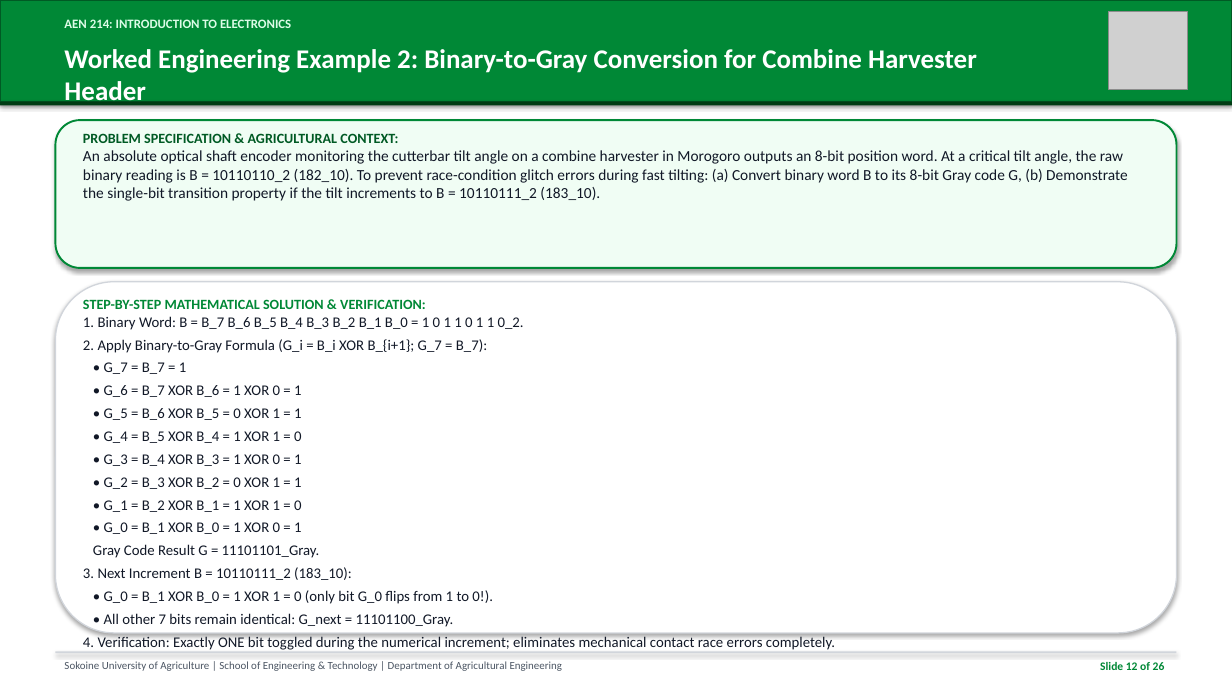
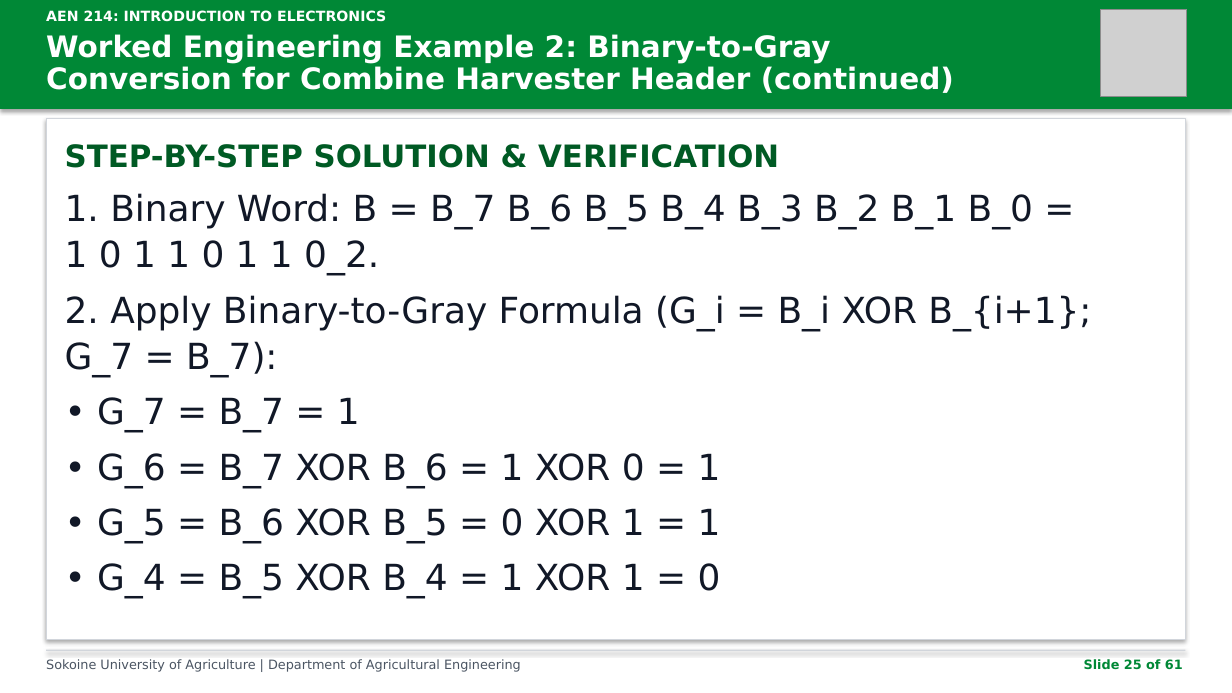
Before and after one commit to kadefue/Course_Notes, a slide deck: slide 25 of AEN 214/Lectures/AEN_214_Lecture_7.pptx (slide 12 before the commit). Drawn at 1232x693 pixels with LibreOffice and Linux fonts; fonts in the diff are those of the drawing; grey boxes stand for pictures. Boxes give left, top, right and bottom in pixels: in the first picture for what was removed or moved away, otherwise in the second. Text is boxed around its words. In the diff, an @@ line names an element or a change of style, - is before the commit and + after.

Commit message:
Refactor slide generation script and update lecture materials
- Updated README.md to include requirements for the slide generator.
- Refactored build_slides.py to improve readability and maintainability.
- Enhanced slide layout and design for better presentation quality.
- Added functionality to generate slides in a specified output directory.
- Updated lecture content for Lectures 8 and 9 in PDF and PPTX formats.

```diff
--- a/AEN 214/Lectures/AEN_214_Lecture_7.pptx
+++ b/AEN 214/Lectures/AEN_214_Lecture_7.pptx
@@ rectangle resized from (x1=0, y1=0, x2=1232, y2=102) to (x1=0, y1=0, x2=1232, y2=109) @@
@@ rectangle at (x1=0, y1=0, x2=1232, y2=109): outline #005A24 1.5 pt to none @@
@@ text "AEN 214: INTRODUCTION TO ELECTRONICS" moved from (x1=64, y1=19, x2=291, y2=28) to (x1=46, y1=10, x2=386, y2=22) @@
@@ text "AEN 214: INTRODUCTION TO ELECTRONICS" at (x1=46, y1=10, x2=386, y2=22): size 10 to 11 pt, font Calibri to DejaVu Sans, text colour #DCFCE7 to #FFFFFF @@
@@ picture resized from (x1=1109, y1=11, x2=1188, y2=90) to (x1=1100, y1=9, x2=1187, y2=96) @@
@@ text at (x1=46, y1=34, x2=954, y2=93): text changed; size 21 to 23 pt; font Calibri to DejaVu Sans @@
-Worked Engineering Example 2: Binary-to-Gray Conversion for Combine Harvester Header
+Worked Engineering Example 2: Binary-to-Gray
+Conversion for Combine Harvester Header (continued)
@@ rectangle removed at (x1=0, y1=102, x2=1232, y2=105) @@
@@ rectangle added at (x1=46, y1=118, x2=1186, y2=640), fill #FFFFFF, outline #D1D5DB 0.75 pt @@
@@ rounded rectangle removed at (x1=55, y1=120, x2=1177, y2=268) @@
@@ text added at (x1=65, y1=144, x2=779, y2=168), 24 pt, text #005A24, bold @@
+STEP-BY-STEP SOLUTION & VERIFICATION
@@ text removed at (x1=83, y1=133, x2=1127, y2=201) @@
-PROBLEM SPECIFICATION & AGRICULTURAL CONTEXT:
-An absolute optical shaft encoder monitoring the cutterbar tilt angle on a combine harvester in Morogoro outputs an 8-bit position word. At a critical tilt angle, the raw binary reading is B = 10110110_2 (182_10). To prevent race-condition glitch errors during fast tilting: (a) Convert binary word B to its 8-bit Gray code G, (b) Demonstrate the single-bit transition property if the tilt increments to B = 10110111_2 (183_10).
@@ text added at (x1=65, y1=193, x2=1033, y2=275), 28 pt, text #111827 @@
+1. Binary Word: B = B_7 B_6 B_5 B_4 B_3 B_2 B_1 B_0 =
+1 0 1 1 0 1 1 0_2.
@@ rounded rectangle removed at (x1=55, y1=282, x2=1177, y2=633) @@
@@ text added at (x1=65, y1=295, x2=1091, y2=377), 28 pt, text #111827 @@
+2. Apply Binary-to-Gray Formula (G_i = B_i XOR B_{i+1};
+G_7 = B_7):
@@ text removed at (x1=83, y1=299, x2=524, y2=627) @@
-STEP-BY-STEP MATHEMATICAL SOLUTION & VERIFICATION:
-1. Binary Word: B = B_7 B_6 B_5 B_4 B_3 B_2 B_1 B_0 = 1 0 1 1 0 1 1 0_2.
-2. Apply Binary-to-Gray Formula (G_i = B_i XOR B_{i+1}; G_7 = B_7):
-• G_7 = B_7 = 1
-• G_6 = B_7 XOR B_6 = 1 XOR 0 = 1
-• G_5 = B_6 XOR B_5 = 0 XOR 1 = 1
-• G_4 = B_5 XOR B_4 = 1 XOR 1 = 0
-• G_3 = B_4 XOR B_3 = 1 XOR 0 = 1
-• G_2 = B_3 XOR B_2 = 0 XOR 1 = 1
-• G_1 = B_2 XOR B_1 = 1 XOR 1 = 0
-• G_0 = B_1 XOR B_0 = 1 XOR 0 = 1
-Gray Code Result G = 11101101_Gray.
-3. Next Increment B = 10110111_2 (183_10):
-• G_0 = B_1 XOR B_0 = 1 XOR 1 = 0 (only bit G_0 flips from 1 to 0!).
-• All other 7 bits remain identical: G_next = 11101100_Gray.
-4. Verification: Exactly ONE bit toggled during the numerical increment; eliminates mechanical contact race errors completely.
@@ text added at (x1=97, y1=397, x2=360, y2=432), 28 pt, text #111827 @@
+• G_7 = B_7 = 1
@@ text added at (x1=97, y1=453, x2=721, y2=488), 28 pt, text #111827 @@
+• G_6 = B_7 XOR B_6 = 1 XOR 0 = 1
@@ text added at (x1=97, y1=508, x2=721, y2=543), 28 pt, text #111827 @@
+• G_5 = B_6 XOR B_5 = 0 XOR 1 = 1
@@ text added at (x1=97, y1=563, x2=721, y2=599), 28 pt, text #111827 @@
+• G_4 = B_5 XOR B_4 = 1 XOR 1 = 0
@@ rectangle resized from (x1=55, y1=652, x2=1177, y2=653) to (x1=46, y1=650, x2=1186, y2=651) @@
@@ text at (x1=46, y1=659, x2=521, y2=672): text changed; size 8.5 to 10 pt; font Calibri to DejaVu Sans @@
-Sokoine University of Agriculture | School of Engineering & Technology | Department of Agricultural Engineering
+Sokoine University of Agriculture | Department of Agricultural Engineering
@@ text at (x1=1084, y1=659, x2=1183, y2=669): text changed; size 9 to 10 pt; font Calibri to DejaVu Sans @@
-Slide 12 of 26
+Slide 25 of 61
```
Also in this commit, not shown: 25 other slides changed, 35 slides added, 19 other files.
